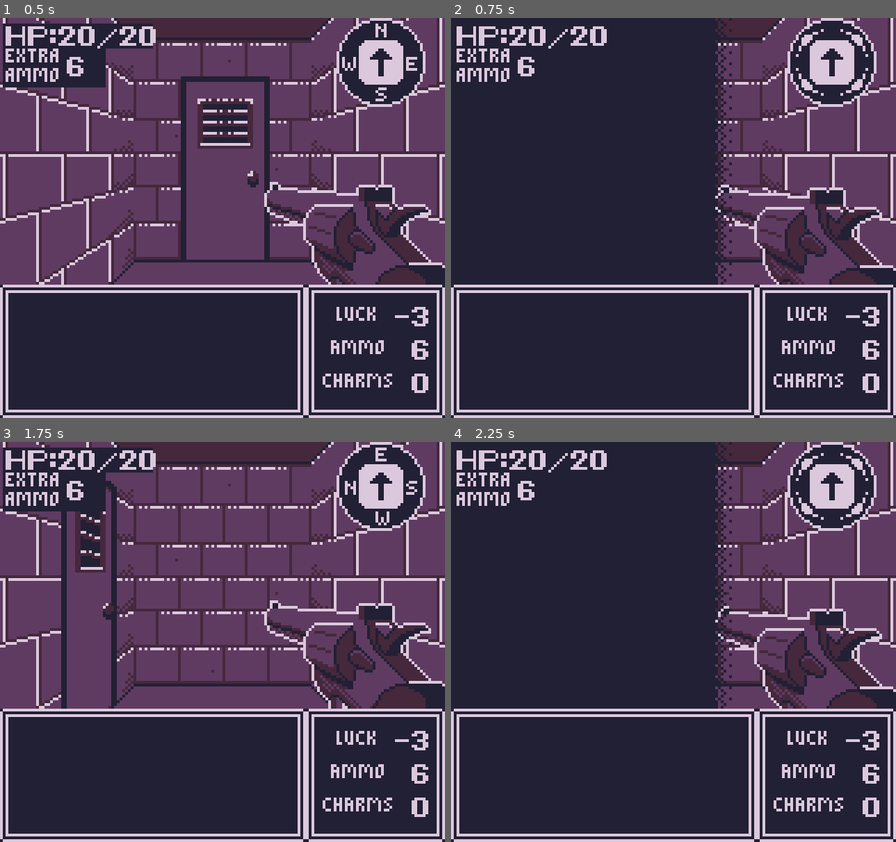
Above: before the commit, frames 1-4 (two rows, left to right).
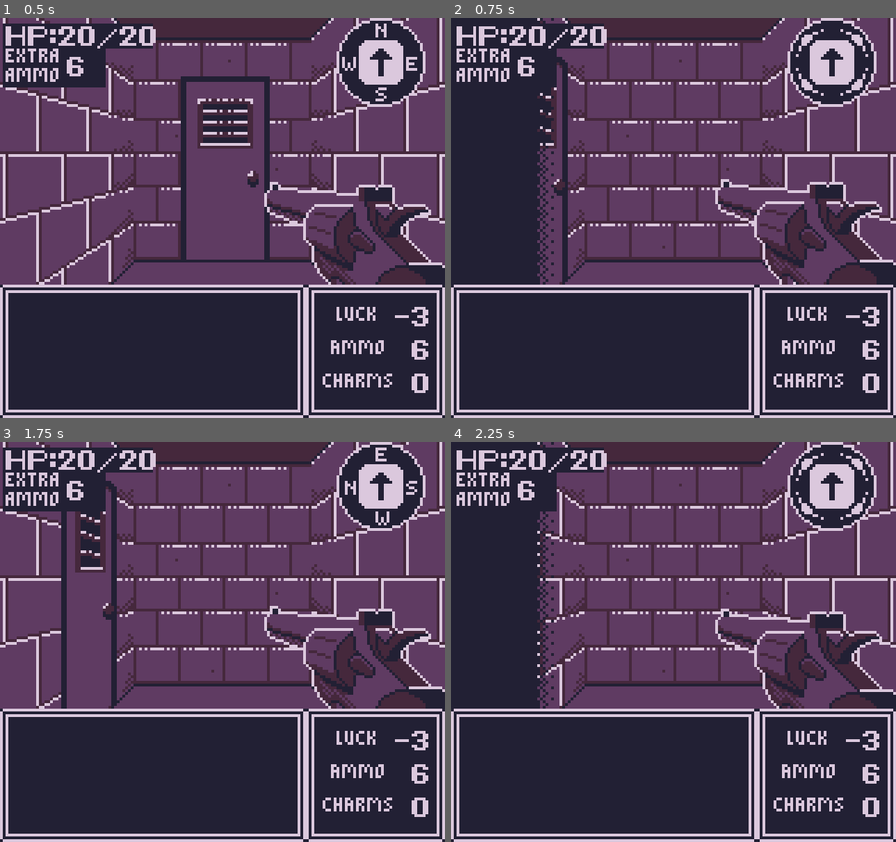
Above: after the commit, the same moments.

Repository: GartTheSkeleton/GameboyDungeon
Game: Godot game, scene res://src/Game/gameworld.tscn
Same seed, same stepped clock (60 frames per second), same inputs: the game is played once before the commit and once after it.
Inputs:
- Up to frame 1 (0.5 s): no input
- Up to frame 2 (0.75 s): tap Enter (Start) at 0.5 s; hold Right (Right) from 0.53 s (still down); tap Z (A) at 0.6 s
- Up to frame 3 (1.75 s): tap X (B) at 0.8, 1.35 s; release Right (Right) at 1.28 s; hold Down (Down) from 1.28 s (still down); tap Z (A) at 1.55 s
- Up to frame 4 (2.25 s): release Down (Down) at 2.03 s; hold Right (Right) from 2.03 s (still down); tap Z (A) at 2.1 s

Frame 1 is identical in both runs. In frame 2, 28% of the frame differs, in the area x 19-100%, y 0-67%; in frame 3, 3.6%; in frame 4, 28%.

Commit message:
remove prints and await

Diff:
--- a/src/Entities/Actors/Actions/attack_action.gd
+++ b/src/Entities/Actors/Actions/attack_action.gd
@@ -73,7 +73,6 @@
 		var attack_description: String
 		var damage: int
 		if attack_roll > 11 || entity.fighter_component.next_hit_crits:
-			print(entity.entity_name)
 			if entity.entity_name == "Slugg":
 				entity.get_tree().get_first_node_in_group("AudioBus").slug_scream.play()
 			else:
--- a/src/Game/EventHandler/main_game_input_handler.gd
+++ b/src/Game/EventHandler/main_game_input_handler.gd
@@ -5,7 +5,6 @@
 
 func close_map_and_wait() -> void:
 	SignalBus.close_map.emit()
-	await get_tree().create_timer(.1).timeout
 
 func get_action() -> Action:
 	var action: Action = null
--- a/src/Game/title_screen.gd
+++ b/src/Game/title_screen.gd
@@ -119,7 +119,6 @@
 	introTimer += delta
 	if introTimer >= .03:
 		introTimer = 0
-		print("CLICK")
 		if intro.visible_characters < intro.get_total_character_count():
 			intro.visible_characters += 1
 			waitTimer = 60
--- a/src/Map/map_data.gd
+++ b/src/Map/map_data.gd
@@ -56,5 +56,4 @@
 func visit_tile(tile: Vector2i) -> void:
 	if !visited_tiles.has(tile):
 		visited_tiles.append(tile)
-		print(visited_tiles)
 		SignalBus.room_discovered.emit()
